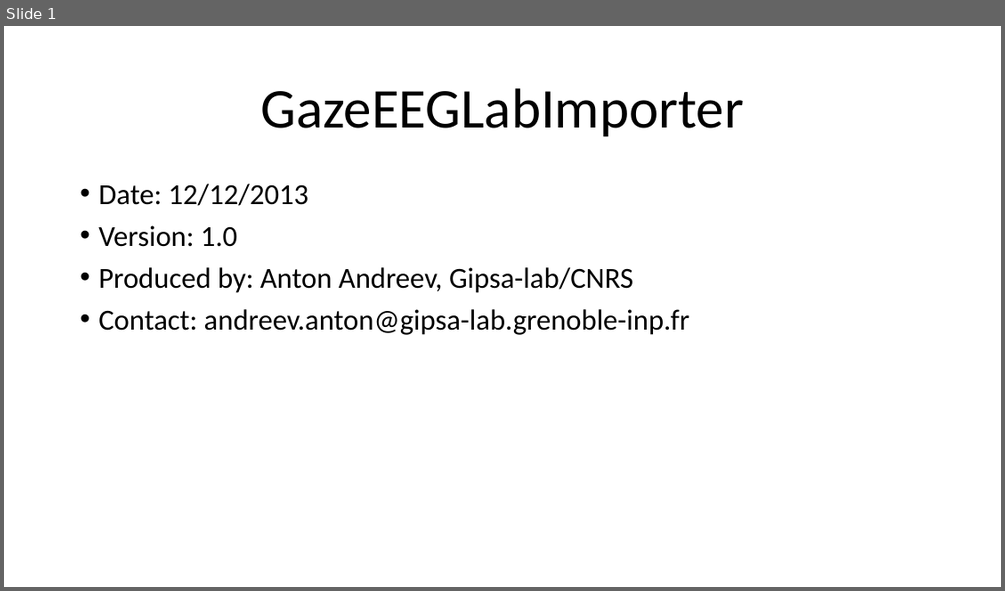
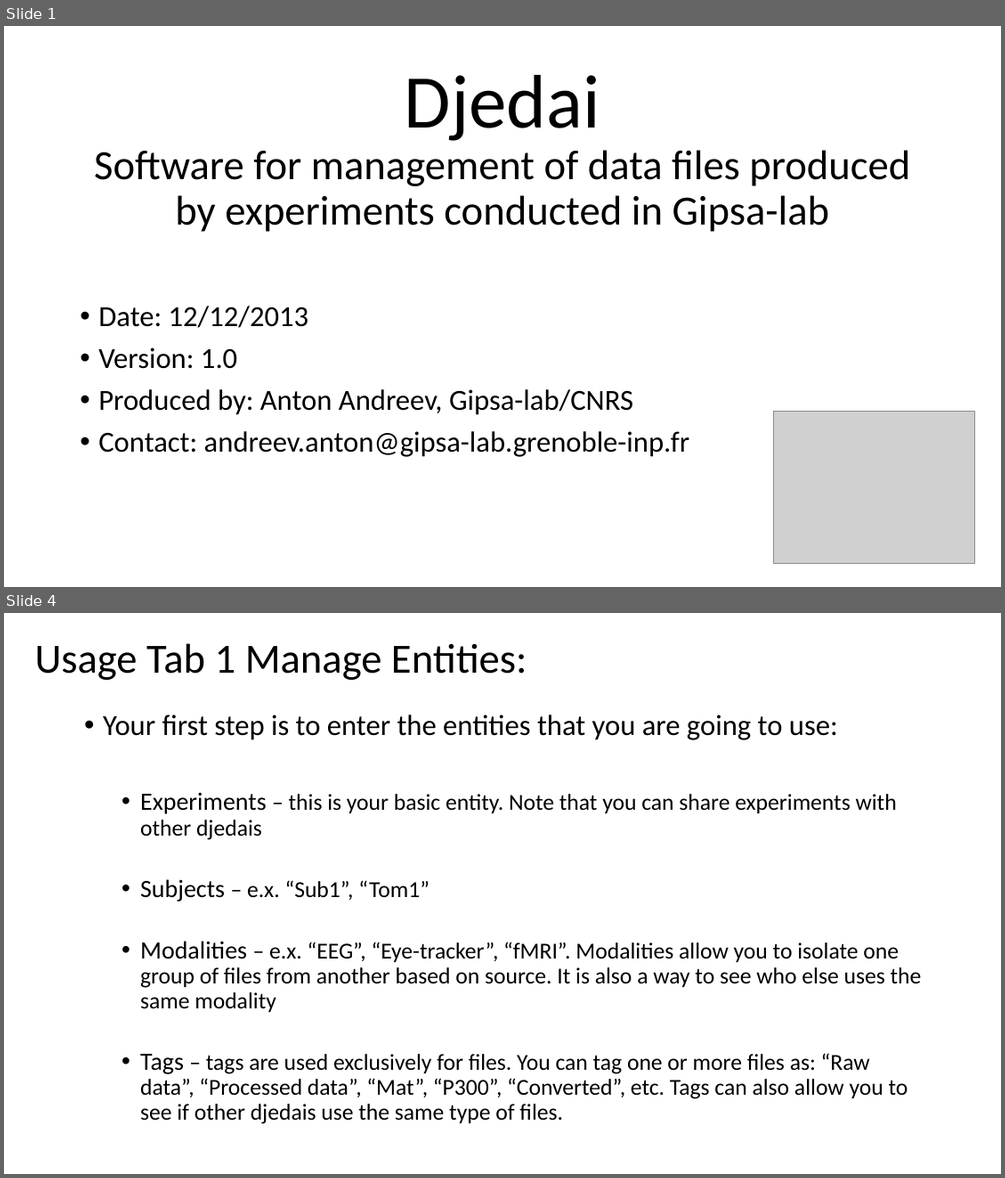
Before and after one commit to sssandyad/adastra, a slide deck: src_ebd_tool/docs/Help_djedai.pptx. Shown one above the other, each under a label of ours: slide 1 before the commit, slides 1 and 4 after it; the slides between them are not shown. The pictures are 1005x591 and 1005x1178 pixels, drawn with LibreOffice and Linux fonts; fonts in the diff are those of the drawing; grey boxes stand for pictures. Boxes give left, top, right and bottom in pixels: in the first picture for what was removed or moved away, otherwise in the second. Text is boxed around its words. In the diff, an @@ line names an element or a change of style, - is before the commit and + after.

```diff
--- a/src_ebd_tool/docs/Help_djedai.pptx
+++ b/src_ebd_tool/docs/Help_djedai.pptx
@@ slide 4 added at [4, 613, 1001, 1174], background #FFFFFF @@
@@ text added at [35, 643, 527, 680], 40 pt, text #000000 @@
+Usage Tab 1 Manage Entities:
@@ text added at [103, 714, 922, 1124], 22 pt, text #000000 @@
+• Your first step is to enter the entities that you are going to use:
+  • Experiments – this is your basic entity. Note that you can share experiments with other djedais
+  • Subjects – e.x. “Sub1”, “Tom1”
+  • Modalities – e.x. “EEG”, “Eye-tracker”, “fMRI”. Modalities allow you to isolate one group of files from another based on source. It is also a way to see who else uses the same modality
+  • Tags – tags are used exclusively for files. You can tag one or more files as: “Raw data”, “Processed data”, “Mat”, “P300”, “Converted”, etc. Tags can also allow you to see if other djedais use the same type of files.
@@ slide 1 changed as well @@
@@ title at [94, 75, 910, 232]: text changed; size 54 to 40 pt @@
-GazeEEGLabImporter
+Djedai
+Software for management of data files produced by experiments conducted in Gipsa-lab
@@ text "Date: 12/12/2013": place and size @@
-text "Date: 12/12/2013" at [98, 184, 689, 335]
+text "Date: 12/12/2013" at [98, 305, 689, 457]
@@ picture added at [774, 411, 975, 563] @@
```
Also in this commit, not shown: 4 other slides added, 4 slides removed.
